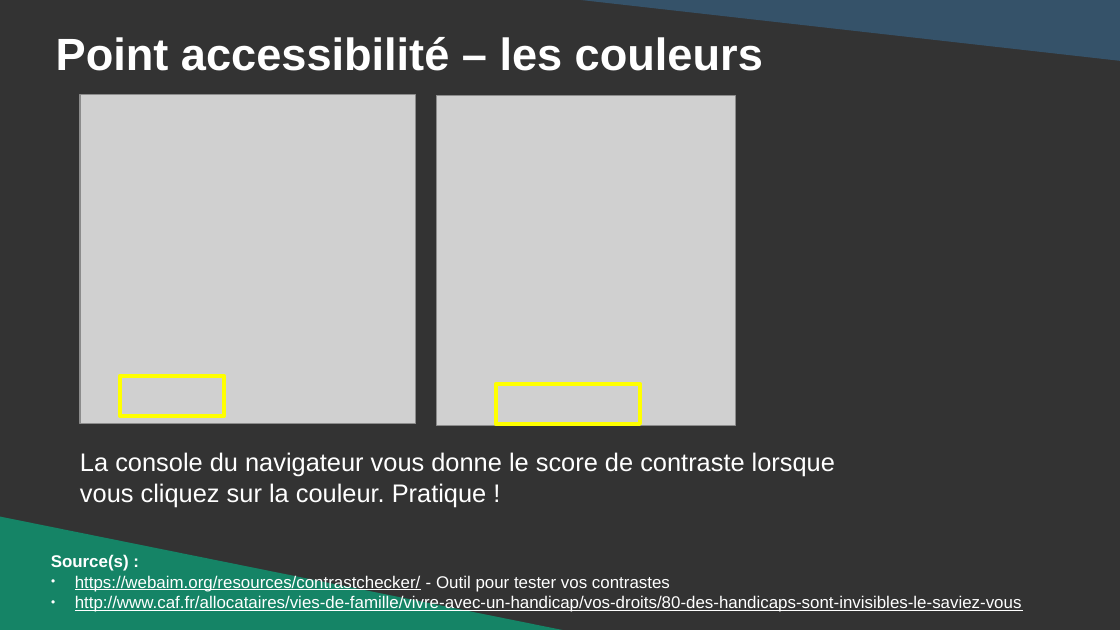
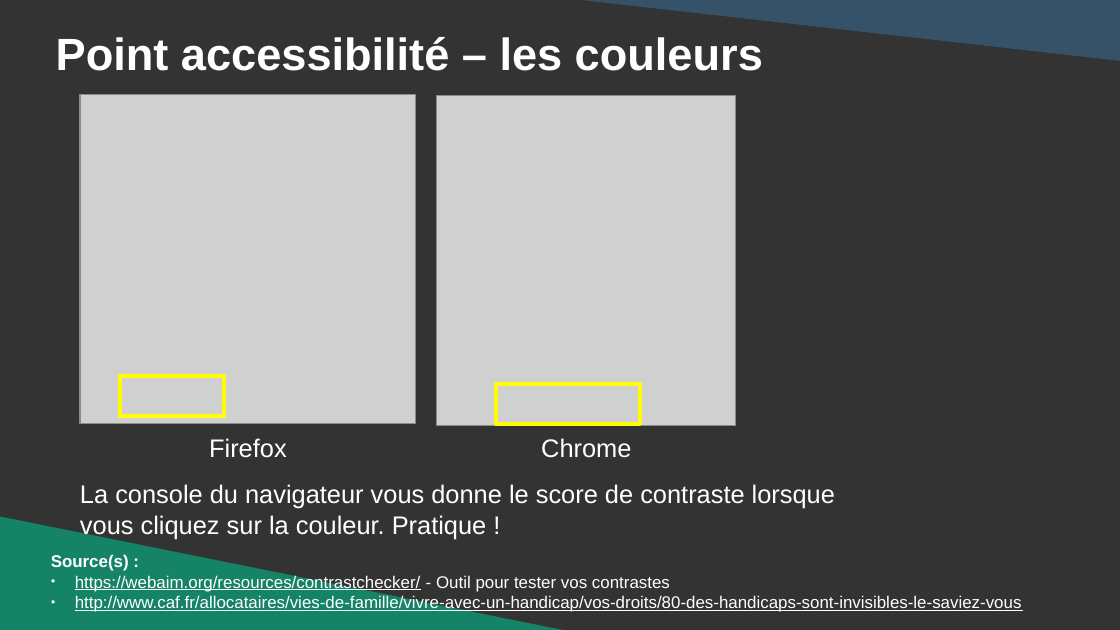
Before and after one commit to DanYellow/cours, a slide deck: slide 7 of integration-web-s1/travaux-pratiques/numero-5/presentation.odp. Drawn at 1120x630 pixels with LibreOffice and Linux fonts; fonts in the diff are those of the drawing; grey boxes stand for pictures. Boxes give left, top, right and bottom in pixels: in the first picture for what was removed or moved away, otherwise in the second. Text is boxed around its words. In the diff, an @@ line names an element or a change of style, - is before the commit and + after.

```diff
--- a/integration-web-s1/travaux-pratiques/numero-5/presentation.odp
+++ b/integration-web-s1/travaux-pratiques/numero-5/presentation.odp
@@ title added at (x1=209, y1=438, x2=287, y2=458), 18 pt, text #FFFFFF @@
+Firefox
@@ title added at (x1=541, y1=438, x2=631, y2=458), 18 pt, text #FFFFFF @@
+Chrome
@@ title "La console du navigateur vous ..." moved from (x1=80, y1=452, x2=835, y2=507) to (x1=80, y1=484, x2=835, y2=539) @@
```
Also in this commit, not shown: 16 other files.
